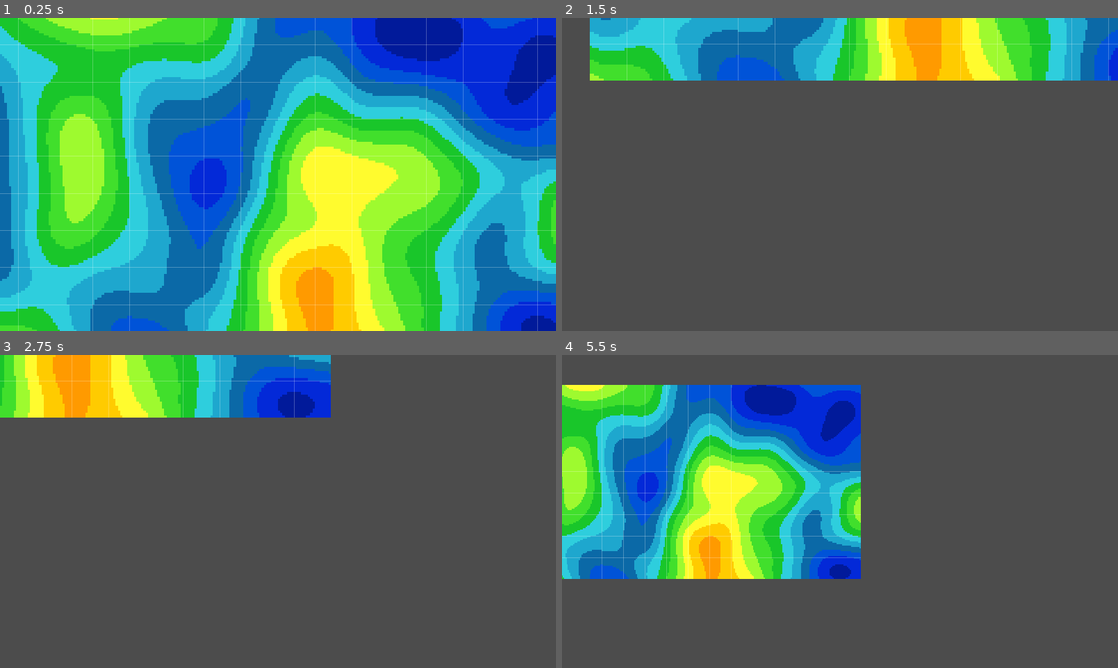
Above: before the commit, frames 1-4 (two rows, left to right).
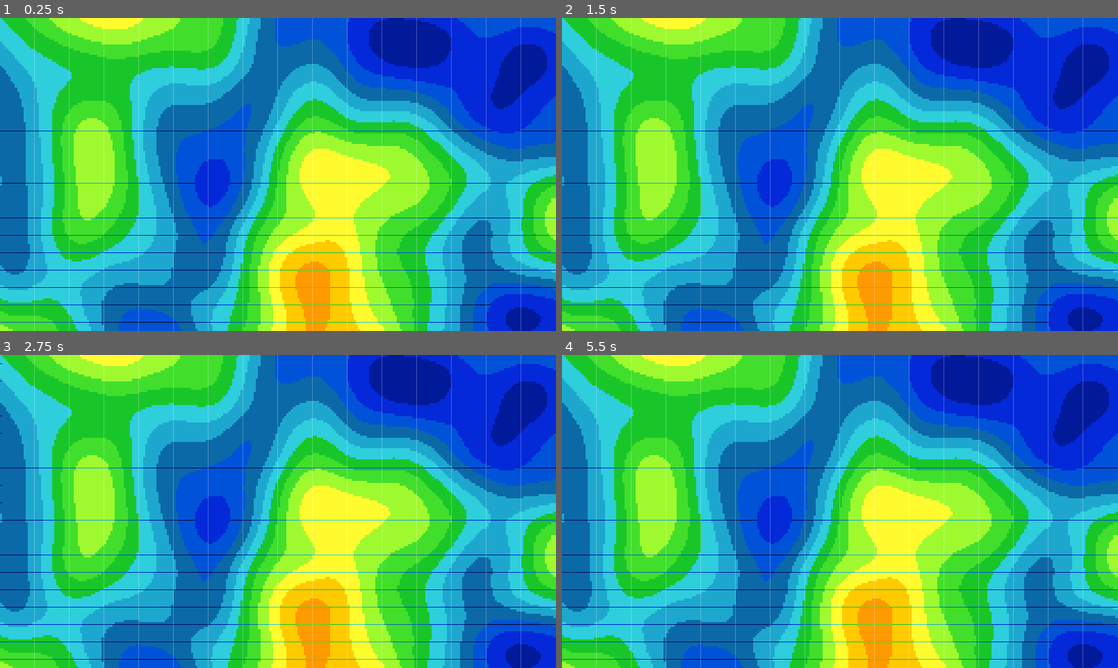
Above: after the commit, the same moments.

Repository: Phrenotopia/EvoDevio
Game: Godot game, scene res://World.tscn
Same seed, same stepped clock (60 frames per second), same inputs: the game is played once before the commit and once after it.
Inputs (mouse positions are in pixels of both pictures, inside the frame that each line leads up to):
- Up to frame 1 (0.25 s): no input
- Up to frame 2 (1.5 s): tap Enter at 0.5 s; move the mouse to (962, 158) at 0.52 s; hold S (camera_down) 0.53-1.28 s; tap A (camera_left) at 0.8, 1.35 s; move the mouse to (728, 190) at 1.27 s
- Up to frame 3 (2.75 s): tap D (camera_right) at 1.55 s; tap Space at 2 s; move the mouse to (333, 442) at 2.02 s; hold D (camera_right) from 2.03 s (still down); tap Shift (camera_speed_up) at 2.3 s
- Up to frame 4 (5.5 s): move the mouse to (812, 574) at 2.77 s; release D (camera_right) at 2.78 s; tap Shift (camera_speed_up) at 2.85 s; tap W (camera_up) at 3.05 s; tap Enter at 3.5 s; move the mouse to (1006, 558) at 3.52 s; hold W (camera_up) 3.53-4.28 s; tap Mouse wheel up (camera_zoom_in) at 3.8, 4.35 s; move the mouse to (673, 464) at 4.27 s; tap Mouse wheel down (camera_zoom_out) at 4.55 s; tap Space at 5 s; move the mouse to (867, 511) at 5.02 s; hold Mouse wheel down (camera_zoom_out) from 5.03 s (still down); tap S (camera_down) at 5.3 s

The runs differ from the first frame. In frame 1, 42% of the frame differs, in the area x 0-100%, y 0-100%; in frame 2, 99%; in frame 3, 99%; in frame 4, 97%.

Commit message:
Camera changes and tiny grid tweak
Camera now zooms towards the mouse and is unable to go over the edge. also tiny tweak to grid position.

Diff:
--- a/Camera.gd
+++ b/Camera.gd
@@ -1,32 +1,67 @@
 extends Camera2D
 
 onready var world = get_node("/root/World")
-var speed = 20
+onready var world_size = world.MAPSIZE * world.PIXELSCALE
+onready var starting_point = world_size / 2 #Finds the middle of the map
 
+const SPEED = 10
+
+var current_speed = SPEED
 
 func _ready():
-	var StartingPoint = world.MAPSIZE * world.PIXELSCALE / 2 #Finds the middle of the map
-	self.position = StartingPoint #Sets itself into the middle of the map
+	self.position = starting_point #Sets itself into the middle of the map
+	zoom = world_size / Vector2(1920,1080) #Makes the camera fill the entire map
 
 
 func _input(event):
 	if Input.is_action_pressed("camera_zoom_in"): #and zoom > Vector2(0.25,0.25):
-		zoom -= Vector2(0.25,0.25) * zoom.x
+		#zoom -= Vector2(0.25,0.25) * zoom.x
+		if not zoom == Vector2(0.5,0.5):
+			zoom = Vector2(0.5,0.5)
+			position = get_global_mouse_position()
+
+		#position -= get_global_mouse_position() - position / 2
+
+
 	elif Input.is_action_pressed("camera_zoom_out"): #and zoom < Vector2(4,4):
-		zoom += Vector2(0.25,0.25) * zoom.x
+		zoom = world_size / Vector2(1920,1080) #Makes the camera fill the entire map
+		self.position = starting_point #Puts the camera at the centre of the map
 
 
 func _process(delta):
+	movement()
+
+
+func movement():
+
+	current_speed = SPEED*zoom.x
+
 	if Input.is_action_pressed("camera_speed_up"):
-		speed = 40
+
+		current_speed = current_speed*4 #Makes the camera go four times as fast when "sprinting"
+
 	else:
-		speed = 20
+		current_speed = SPEED #Makes the camera go the normal speed
 
 	if Input.is_action_pressed("camera_up") and not Input.is_action_pressed("camera_down"):
-		position.y -= speed * zoom.x
+		if position.y >= 540*zoom.y+current_speed: #I don't know why but this works. Makes the camera unable to leave the map
+			position.y -= current_speed
+		else:
+			position.y = 540*zoom.y
 	if Input.is_action_pressed("camera_down") and not Input.is_action_pressed("camera_up"):
-		position.y += speed * zoom.x
+		if position.y <= world_size.y - 540*zoom.y - current_speed:
+			position.y += current_speed
+		else:
+			position.y = world_size.y - 540*zoom.y
 	if Input.is_action_pressed("camera_left") and not Input.is_action_pressed("camera_right"):
-		position.x -= speed * zoom.x
+		if position.x >= 960*zoom.x+current_speed:
+			position.x -= current_speed
+		else:
+			position.x = 960*zoom.x
 	if Input.is_action_pressed("camera_right") and not Input.is_action_pressed("camera_left"):
-		position.x += speed * zoom.x
+		if position.x <= world_size.x - 960*zoom.x - current_speed:
+			position.x += current_speed
+		else:
+			position.x = world_size.x - 960*zoom.x
+
+	#current_speed = SPEED #Makes sure the camera doesn't speed up over time when "sprinting"
--- a/DrawGrid.gd
+++ b/DrawGrid.gd
@@ -10,7 +10,7 @@
 
 	for i in columns:
 		if i != 0 :
-			draw_rect(Rect2(i*world.GRIDSIZE-1, 0, 2, world.MAPSIZE.y*8), COLOUR) #Draws every line in the columns
+			draw_rect(Rect2(i*world.GRIDSIZE-2, 0, 2, world.MAPSIZE.y*world.PIXELSCALE), COLOUR) #Draws every line in the columns
 	for i in rows:
 		if i != 0 :
-			draw_rect(Rect2(-1, i*world.GRIDSIZE, world.MAPSIZE.x*8, 2), COLOUR) #Draws every line in the rows
+			draw_rect(Rect2(-1, i*world.GRIDSIZE-1, world.MAPSIZE.x*world.PIXELSCALE, 2), COLOUR) #Draws every line in the rows
--- a/project.godot
+++ b/project.godot
@@ -10,6 +10,7 @@
 
 _global_script_classes=[  ]
 _global_script_class_icons={
+
 }
 
 [application]
@@ -30,30 +31,30 @@
 
 ui_accept={
 "deadzone": 0.5,
-"events": [ Object(InputEventKey,"resource_local_to_scene":false,"resource_name":"","device":0,"alt":false,"shift":false,"control":false,"meta":false,"command":false,"pressed":false,"scancode":16777221,"physical_scancode":0,"unicode":0,"echo":false,"script":null)
-, Object(InputEventKey,"resource_local_to_scene":false,"resource_name":"","device":0,"alt":false,"shift":false,"control":false,"meta":false,"command":false,"pressed":false,"scancode":16777222,"physical_scancode":0,"unicode":0,"echo":false,"script":null)
-, Object(InputEventKey,"resource_local_to_scene":false,"resource_name":"","device":0,"alt":false,"shift":false,"control":false,"meta":false,"command":false,"pressed":false,"scancode":32,"physical_scancode":0,"unicode":0,"echo":false,"script":null)
+"events": [ Object(InputEventKey,"resource_local_to_scene":false,"resource_name":"","device":0,"alt":false,"shift":false,"control":false,"meta":false,"command":false,"pressed":false,"scancode":16777221,"unicode":0,"echo":false,"script":null)
+, Object(InputEventKey,"resource_local_to_scene":false,"resource_name":"","device":0,"alt":false,"shift":false,"control":false,"meta":false,"command":false,"pressed":false,"scancode":16777222,"unicode":0,"echo":false,"script":null)
+, Object(InputEventKey,"resource_local_to_scene":false,"resource_name":"","device":0,"alt":false,"shift":false,"control":false,"meta":false,"command":false,"pressed":false,"scancode":32,"unicode":0,"echo":false,"script":null)
 , Object(InputEventJoypadButton,"resource_local_to_scene":false,"resource_name":"","device":0,"button_index":0,"pressure":0.0,"pressed":false,"script":null)
  ]
 }
 camera_up={
 "deadzone": 0.5,
-"events": [ Object(InputEventKey,"resource_local_to_scene":false,"resource_name":"","device":0,"alt":false,"shift":false,"control":false,"meta":false,"command":false,"pressed":false,"scancode":87,"physical_scancode":0,"unicode":0,"echo":false,"script":null)
+"events": [ Object(InputEventKey,"resource_local_to_scene":false,"resource_name":"","device":0,"alt":false,"shift":false,"control":false,"meta":false,"command":false,"pressed":false,"scancode":87,"unicode":0,"echo":false,"script":null)
  ]
 }
 camera_down={
 "deadzone": 0.5,
-"events": [ Object(InputEventKey,"resource_local_to_scene":false,"resource_name":"","device":0,"alt":false,"shift":false,"control":false,"meta":false,"command":false,"pressed":false,"scancode":83,"physical_scancode":0,"unicode":0,"echo":false,"script":null)
+"events": [ Object(InputEventKey,"resource_local_to_scene":false,"resource_name":"","device":0,"alt":false,"shift":false,"control":false,"meta":false,"command":false,"pressed":false,"scancode":83,"unicode":0,"echo":false,"script":null)
  ]
 }
 camera_left={
 "deadzone": 0.5,
-"events": [ Object(InputEventKey,"resource_local_to_scene":false,"resource_name":"","device":0,"alt":false,"shift":false,"control":false,"meta":false,"command":false,"pressed":false,"scancode":65,"physical_scancode":0,"unicode":0,"echo":false,"script":null)
+"events": [ Object(InputEventKey,"resource_local_to_scene":false,"resource_name":"","device":0,"alt":false,"shift":false,"control":false,"meta":false,"command":false,"pressed":false,"scancode":65,"unicode":0,"echo":false,"script":null)
  ]
 }
 camera_right={
 "deadzone": 0.5,
-"events": [ Object(InputEventKey,"resource_local_to_scene":false,"resource_name":"","device":0,"alt":false,"shift":false,"control":false,"meta":false,"command":false,"pressed":false,"scancode":68,"physical_scancode":0,"unicode":0,"echo":false,"script":null)
+"events": [ Object(InputEventKey,"resource_local_to_scene":false,"resource_name":"","device":0,"alt":false,"shift":false,"control":false,"meta":false,"command":false,"pressed":false,"scancode":68,"unicode":0,"echo":false,"script":null)
  ]
 }
 camera_zoom_in={
@@ -68,7 +69,7 @@
 }
 camera_speed_up={
 "deadzone": 0.5,
-"events": [ Object(InputEventKey,"resource_local_to_scene":false,"resource_name":"","device":0,"alt":false,"shift":false,"control":false,"meta":false,"command":false,"pressed":false,"scancode":16777237,"physical_scancode":0,"unicode":0,"echo":false,"script":null)
+"events": [ Object(InputEventKey,"resource_local_to_scene":false,"resource_name":"","device":0,"alt":false,"shift":false,"control":false,"meta":false,"command":false,"pressed":false,"scancode":16777237,"unicode":0,"echo":false,"script":null)
  ]
 }
 
